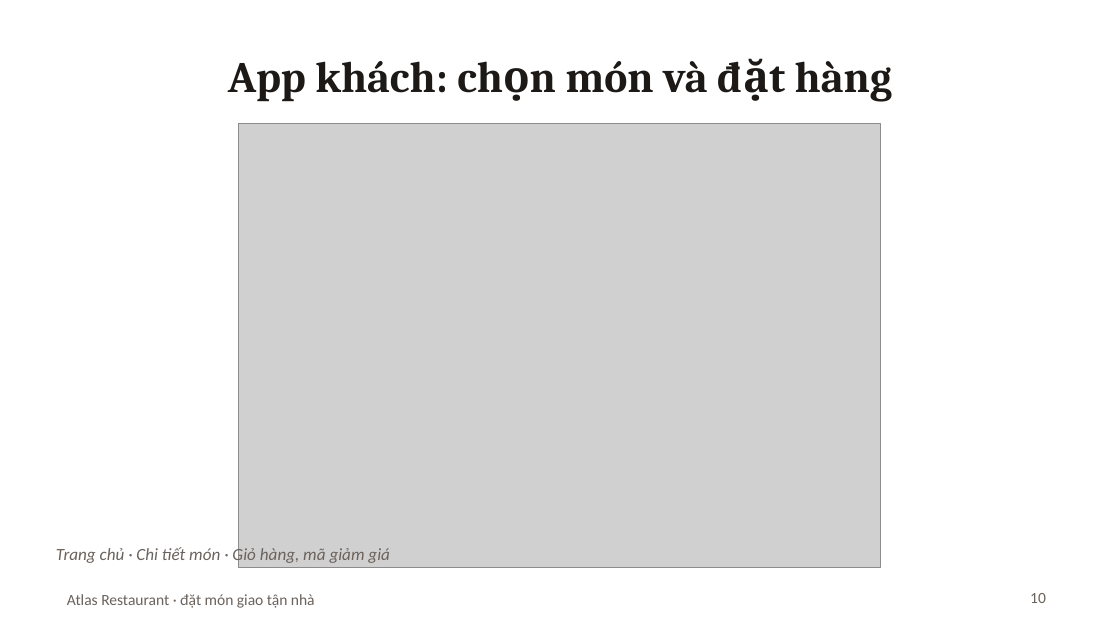
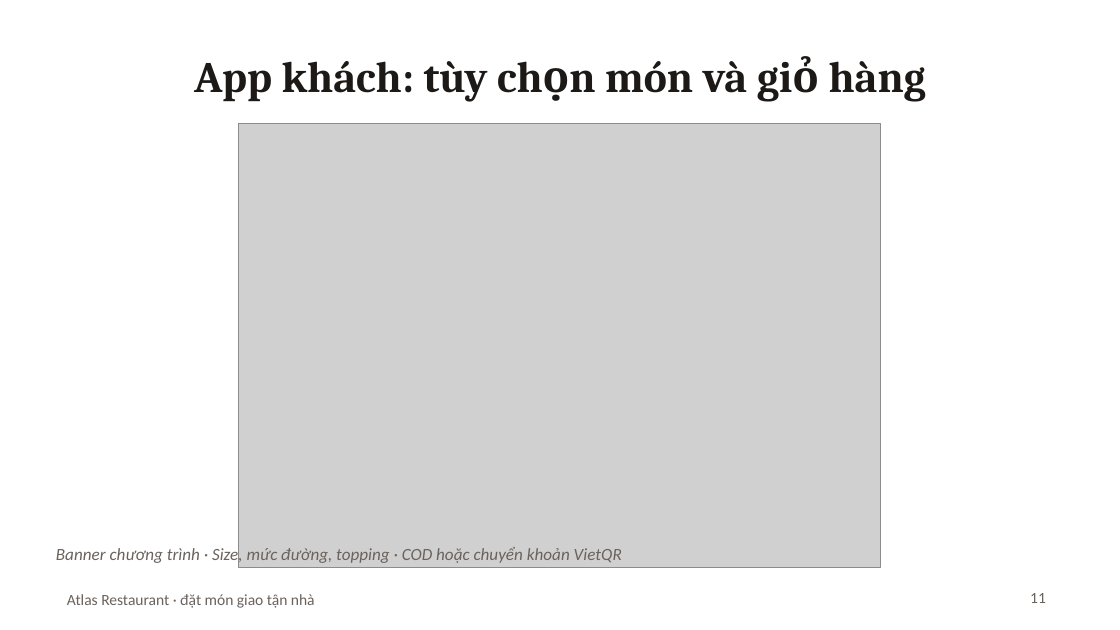
Before and after one commit to Anpham120/restaurant-ordering-mobile, a slide deck: slide 11 of docs/Slide_BTL_AtlasRestaurant.pptx (slide 10 before the commit). Drawn at 1120x630 pixels with LibreOffice and Linux fonts; fonts in the diff are those of the drawing; grey boxes stand for pictures. Boxes give left, top, right and bottom in pixels: in the first picture for what was removed or moved away, otherwise in the second. Text is boxed around its words. In the diff, an @@ line names an element or a change of style, - is before the commit and + after.

```diff
--- a/docs/Slide_BTL_AtlasRestaurant.pptx
+++ b/docs/Slide_BTL_AtlasRestaurant.pptx
@@ title at (194, 61, 926, 102): text changed @@
-App khách: chọn món và đặt hàng
+App khách: tùy chọn món và giỏ hàng
@@ text at (56, 546, 622, 565): text changed @@
-Trang chủ · Chi tiết món · Giỏ hàng, mã giảm giá
+Banner chương trình · Size, mức đường, topping · COD hoặc chuyển khoản VietQR
@@ page number at (1030, 593, 1046, 603): text changed @@
-10
+11
```
Also in this commit, not shown: 9 other slides changed, 4 slides added, 2 slides removed, 5 other files.
